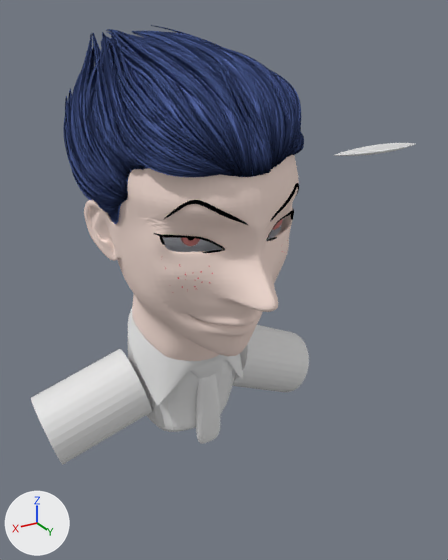
Renders of the Blender file hisoka1.blend from each side of a commit.
One viewpoint serves both versions: a 50 mm lens placed at (2.79, 5.45, 1.43), pointed at (-0.75, -0.45, -1.52). Arrows for +X, +Y and +Z are at lower left; the lights stay in place.
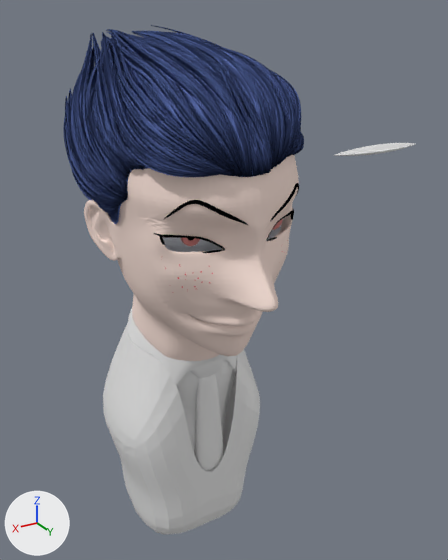
Pixel boxes (x1, y1, x2, y2) of what changed, in the pictures (448 x 560 px):
'Cube.004', added
    after: (103, 323, 260, 535)
'Cylinder.002', deleted
    before: (31, 349, 152, 465)
'Cylinder.001', deleted
    before: (232, 325, 309, 392)
'Cube.003', reshaped
    before: (128, 337, 235, 432)
    after: (176, 360, 235, 454)
'Cube.002', reshaped (16% wider, 39% taller)
    before: (196, 374, 220, 444)
    after: (195, 374, 223, 472)
part 1 of me_cube_002, built on
    before: (197, 429, 220, 444)
    after: (195, 437, 223, 472)
part 2 of me_cube_003, built on
    before: (146, 414, 196, 432)
    after: (188, 415, 226, 454)

The change, as a list of edits to the scene's bpy script:
```text
Change me_cube_002:
    where me_cube_002.from_pydata(...)  # 18 vertices, 16 faces; spans x -1.46..1.31, y 0.18..1.0, z -5.5..1.48
    used by ob_cube_002; location = (-0.02, 0.33, -2.32); scale = (0.141, 0.141, 0.141)
    verts and faces of me_cube_002; kept vertices keep their numbers, new ones are numbered from 18
    before: 0 (-1.46, 0.18, -5.43), 2 (-1.46, 1.0, -5.43), 4 (1.31, 0.18, -5.5), 6 (1.31, 1.0, -5.5), 12 (-0.05, 1.0, -5.32)
    before: 14 (-0.05, 0.18, -5.32)
    me_cube_002 part 1
    add delete_faces([(4, 14, 12, 6), (0, 2, 12, 14)])
    add for new, old in zip([*range(18, 22)], [0, 2, 4, 6]): verts[new] = verts[old] + (-0.08, 0.0, -3.26)
    add verts[22] = (-0.13, 1.0, -8.59)
    add verts[23] = (-0.13, 0.18, -8.59)
    add faces += [(2, 12, 22, 19), (4, 14, 23, 20), (20, 23, 22, 21), (18, 19, 22, 23), (0, 18, 23, 14), (0, 2, 19, 18)]
    add faces += [(6, 21, 22, 12), (4, 20, 21, 6)]
Change me_cube_003:
    used by ob_cube_003; location = (0.02, -0.19, -2.5); rotation_euler = (0.000535, 0.0306, -0.00694), in degrees (0, 1.8, -0.4); scale = (-0.482, -0.482, -0.482)
    remove me_cube_003.from_pydata(...)  # 30 vertices, 28 faces; spans x -1.3..1.98, y -1.69..1.05, z -2.66..0.93
    add me_cube_003.from_pydata(...)  # 36 vertices, 34 faces; spans x -1.3..1.98, y -1.69..1.07, z -2.66..2.07
    me_cube_003 part 2
    4 vertices are removed from x -0.96..0.76, y -0.98..0.88, z 0.88..0.9
    8 faces are deleted
    2 vertices move from x -0.53, y -0.98..0.88, z 0.88..0.89 to x -0.57..-0.49, y -1.29..1.07, z 1.64..1.66
    10 vertices are added at x -1.05..1.0, y -1.04..1.07, z 1.66..2.07
    14 new faces join them
Add me_cube_004:
    me_cube_004.from_pydata(...)  # 32 vertices, 24 faces; spans x -1.38..1.33, y -1.0..1.03, z -1.0..3.13
Remove ob_cylinder_001:
    ob_cylinder_001 = bpy.data.objects.new('Cylinder.001', me_cylinder_002)
    ob_cylinder_001.location = (-0.97, -0.18, -2.47)
    ob_cylinder_001.rotation_euler = (2.477, 2.087, 2.463)  # degrees (142, 120, 141)
    ob_cylinder_001.scale = (0.396, 0.396, 0.396)
    _m = ob_cylinder_001.modifiers.new('Solidify', 'SOLIDIFY')
    _m.thickness = 1.05
    _m.nonmanifold_thickness_mode = 'FIXED'
    _m.nonmanifold_merge_threshold = 0.0003
Remove ob_cylinder_002:
    ob_cylinder_002 = bpy.data.objects.new('Cylinder.002', me_cylinder_003)
    ob_cylinder_002.location = (0.95, -0.21, -2.46)
    ob_cylinder_002.rotation_euler = (2.245, 2.016, -1.021)  # degrees (129, 116, -58)
    ob_cylinder_002.scale = (0.396, 0.396, 0.396)
    _m = ob_cylinder_002.modifiers.new('Solidify', 'SOLIDIFY')
    _m.thickness = 1.05
    _m.nonmanifold_thickness_mode = 'FIXED'
    _m.nonmanifold_merge_threshold = 0.0003
Add ob_cube_004:
    ob_cube_004 = bpy.data.objects.new('Cube.004', me_cube_004)
    ob_cube_004.location = (0.0, -0.24, -3.81)
    ob_cube_004.scale = (0.733, 0.733, 0.733)
    _m = ob_cube_004.modifiers.new('Subdivision', 'SUBSURF')
    _m.levels = 5
    _m = ob_cube_004.modifiers.new('Solidify', 'SOLIDIFY')
    _m.nonmanifold_thickness_mode = 'FIXED'
    _m.nonmanifold_merge_threshold = 0.0003
```
